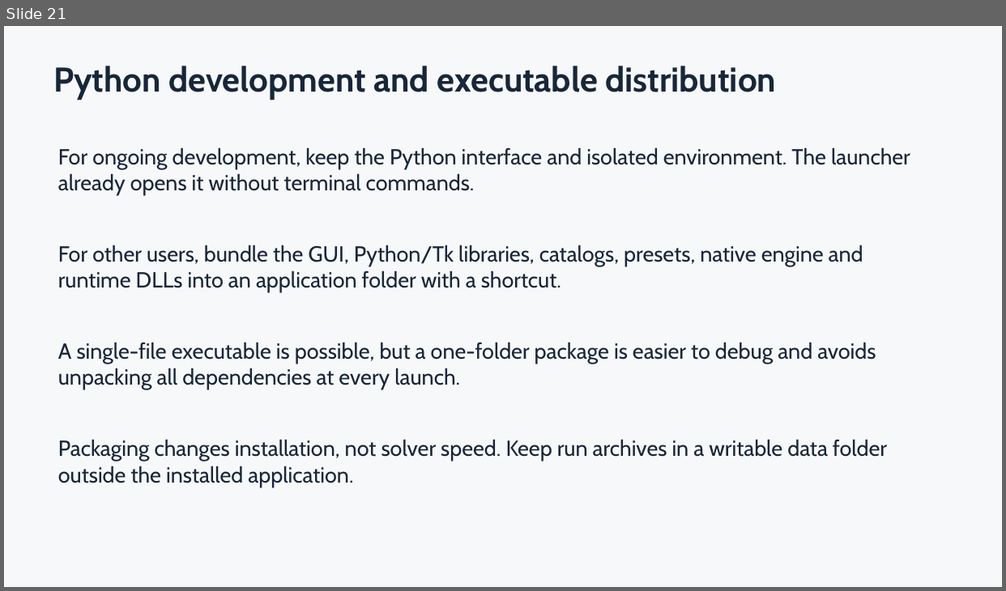
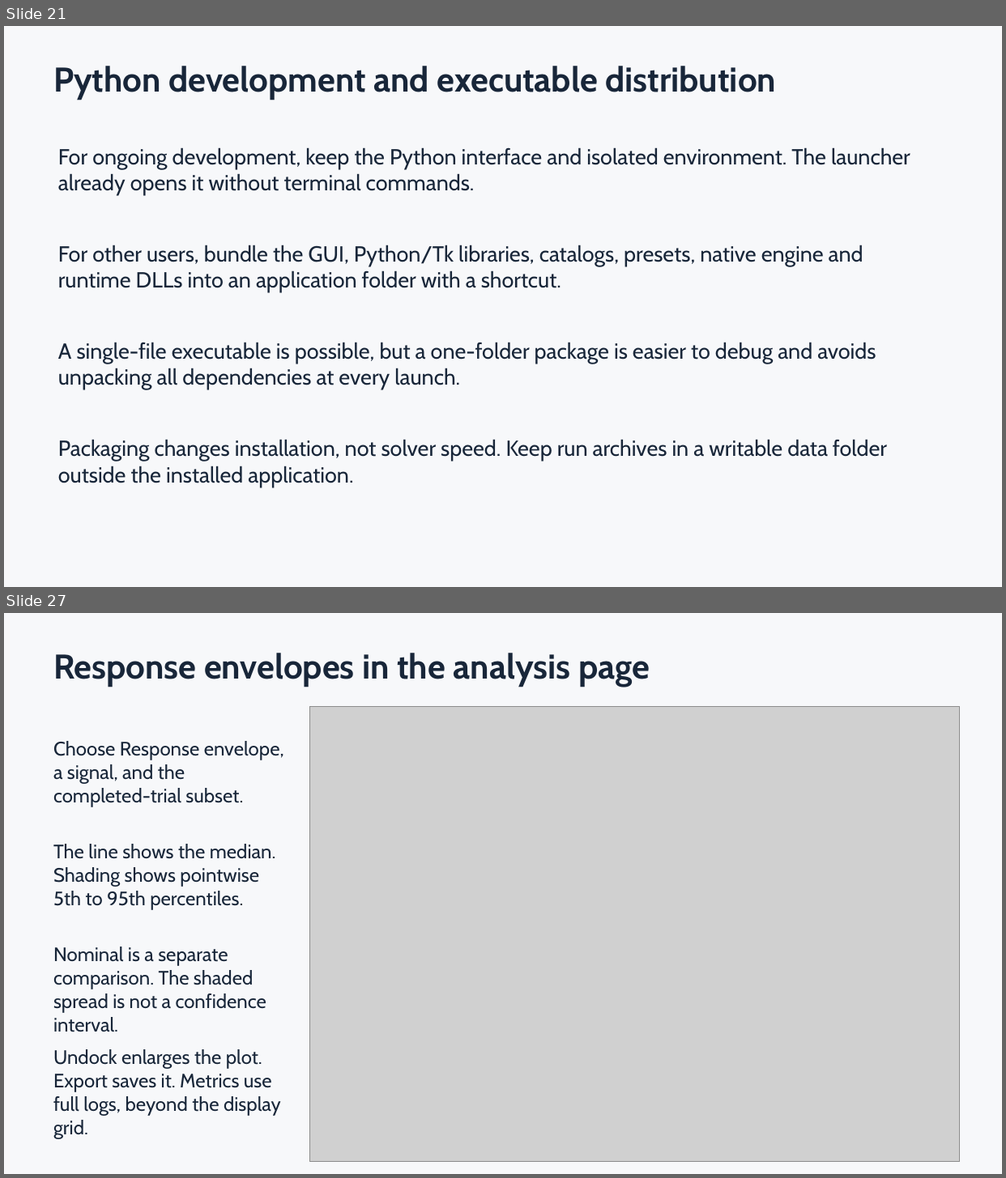
Before and after one commit to MorganSlap/UCI_FWMAV_Flight_Control_Simulation_and_Development, a slide deck: DesktopSIL/docs/Desktop_SIL_Walkthrough.pptx. Shown one above the other, each under a label of ours: slide 21 before the commit, slides 21 and 27 after it; the slides between them are not shown. The pictures are 1006x591 and 1006x1178 pixels, drawn with LibreOffice and Linux fonts; fonts in the diff are those of the drawing; grey boxes stand for pictures. Boxes give left, top, right and bottom in pixels: in the first picture for what was removed or moved away, otherwise in the second. Text is boxed around its words. In the diff, an @@ line names an element or a change of style, - is before the commit and + after.

```diff
--- a/DesktopSIL/docs/Desktop_SIL_Walkthrough.pptx
+++ b/DesktopSIL/docs/Desktop_SIL_Walkthrough.pptx
@@ slide 27 added at [4,613,1002,1174], background #F7F8FA @@
@@ text added at [53,653,650,687], 33 pt, text #182639, bold @@
+Response envelopes in the analysis page
@@ picture added at [309,707,960,1161] @@
@@ text added at [53,741,284,807], 18.8 pt, text #182639 @@
+Choose Response envelope, a signal, and the completed-trial subset.
@@ text added at [53,844,276,910], 18.8 pt, text #182639 @@
+The line shows the median. Shading shows pointwise 5th to 95th percentiles.
@@ text added at [53,947,266,1033], 18.8 pt, text #182639 @@
+Nominal is a separate comparison. The shaded spread is not a confidence interval.
@@ text added at [53,1050,281,1139], 18.8 pt, text #182639 @@
+Undock enlarges the plot. Export saves it. Metrics use full logs, beyond the display grid.
```
Also in this commit, not shown: 4 slides changed, 10 other slides added, 1 other file.
